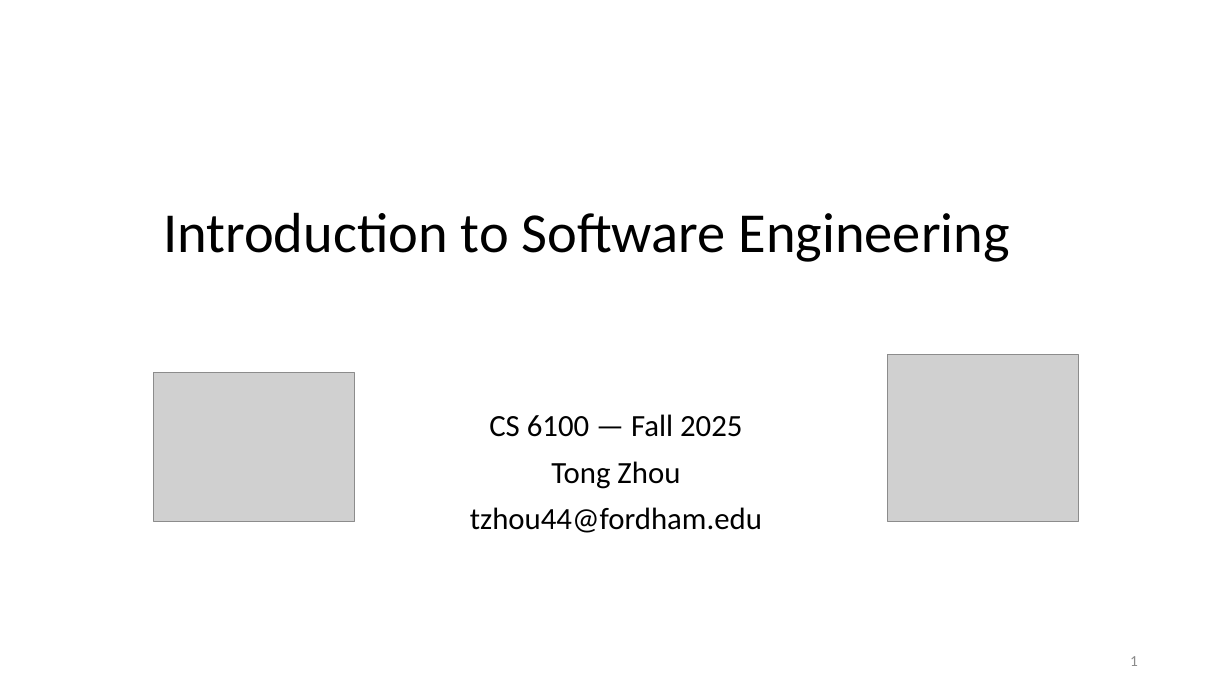
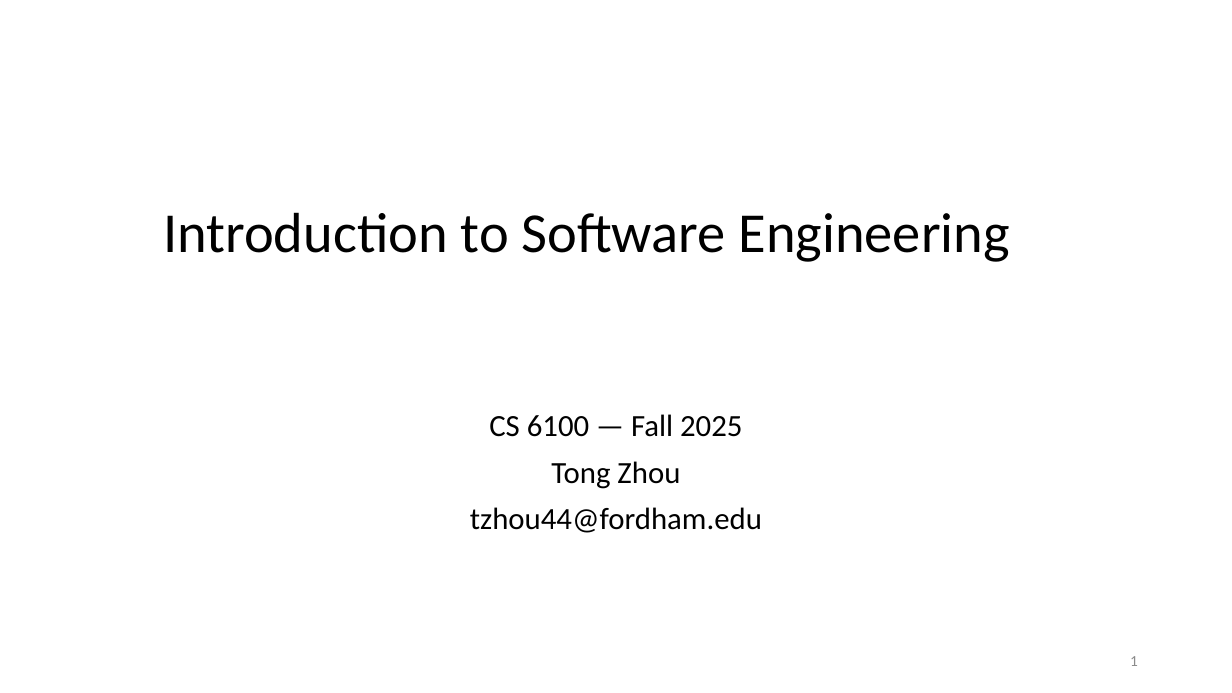
Before and after one commit to tongzhou80/cs6100, a slide deck: slide 1 of slides/Lecture1.pptx. Drawn at 1232x693 pixels with LibreOffice and Linux fonts; fonts in the diff are those of the drawing; grey boxes stand for pictures; background and template pictures are left out. Boxes give left, top, right and bottom in pixels: in the first picture for what was removed or moved away, otherwise in the second. Text is boxed around its words. In the diff, an @@ line names an element or a change of style, - is before the commit and + after.

```diff
--- a/slides/Lecture1.pptx
+++ b/slides/Lecture1.pptx
@@ picture removed at box(888, 355, 1079, 522) @@
@@ picture removed at box(154, 373, 355, 522) @@
```
Also in this commit, not shown: 3 other slides changed.
